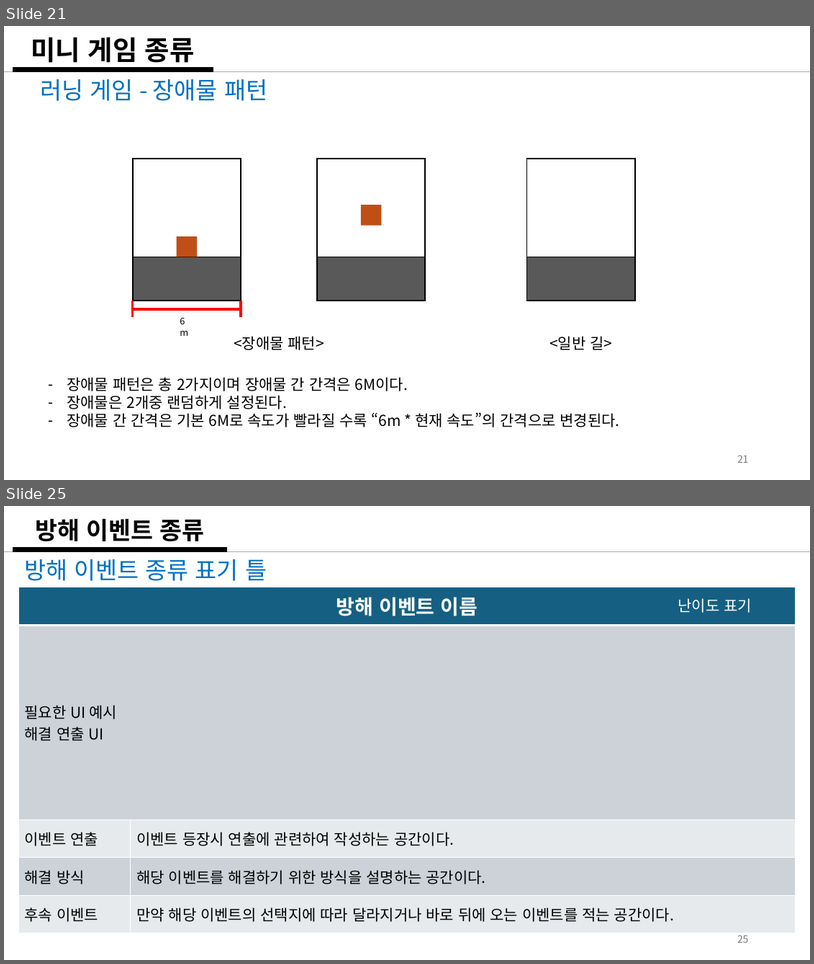
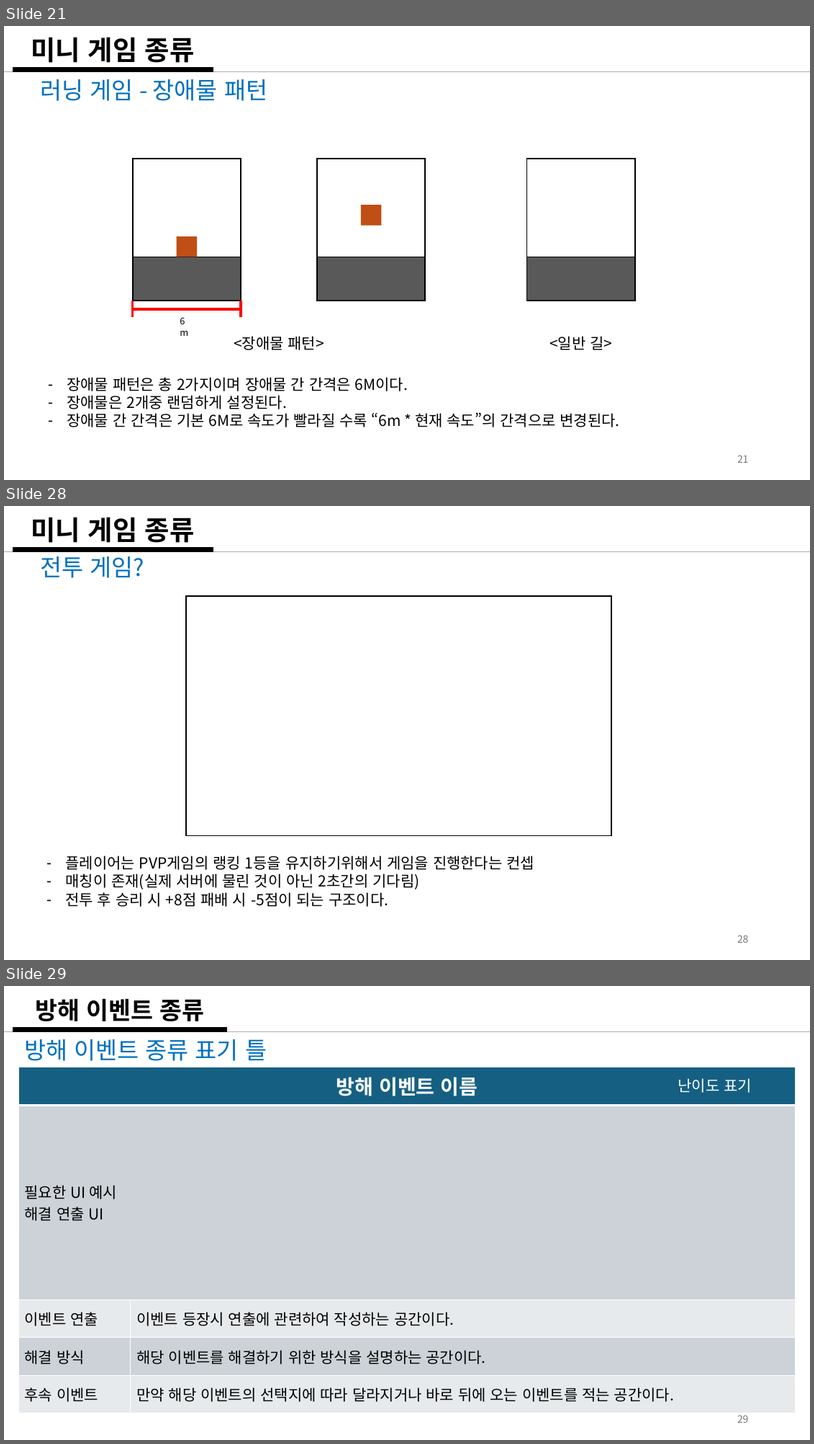
Before and after one commit to weariness00/Mandle_10Minute_Game, a slide deck: document/Please Leave me alone!.pptx. Shown one above the other, each under a label of ours: slides 21 and 25 before the commit, slides 21, 28 and 29 after it; the slides between them are not shown. The pictures are 814x964 and 814x1444 pixels, drawn with LibreOffice and Linux fonts; fonts in the diff are those of the drawing. Boxes give left, top, right and bottom in pixels: in the first picture for what was removed or moved away, otherwise in the second. Text is boxed around its words. In the diff, an @@ line names an element or a change of style, - is before the commit and + after.

Commit message:
20250204_기획_update
- 추가 미니게임 기획

```diff
--- a/document/Please Leave me alone!.pptx
+++ b/document/Please Leave me alone!.pptx
@@ slide 28 added at (4, 506, 810, 960), background #FFFFFF @@
@@ title added at (31, 517, 195, 543), 32 pt, text #000000, bold @@
+미니 게임 종류
@@ line added from (4, 552) to (810, 552), #AEAEAE 1.5 pt @@
@@ line added from (13, 549) to (214, 549), #000000 6 pt @@
@@ text added at (40, 551, 144, 578), 28 pt, text #0070C0 @@
+전투 게임?
@@ rectangle added at (186, 596, 612, 836), fill #FFFFFF, outline #000000 1.5 pt @@
@@ text added at (65, 855, 535, 906), 18 pt, text #000000 @@
+– 플레이어는 PVP게임의 랭킹 1등을 유지하기위해서 게임을 진행한다는 컨셉
+– 매칭이 존재(실제 서버에 물린 것이 아닌 2초간의 기다림)
+– 전투 후 승리 시 +8점 패배 시 -5점이 되는 구조이다.
@@ page number added at (738, 934, 749, 942), 12 pt, text #797979 @@
+28
@@ what was slide 25 is now slide 29 @@
@@ page number at (738, 1414, 749, 1422): text changed @@
-25
+29
```
Also in this commit, not shown: 7 slides changed, 3 other slides added, 1 other file.
